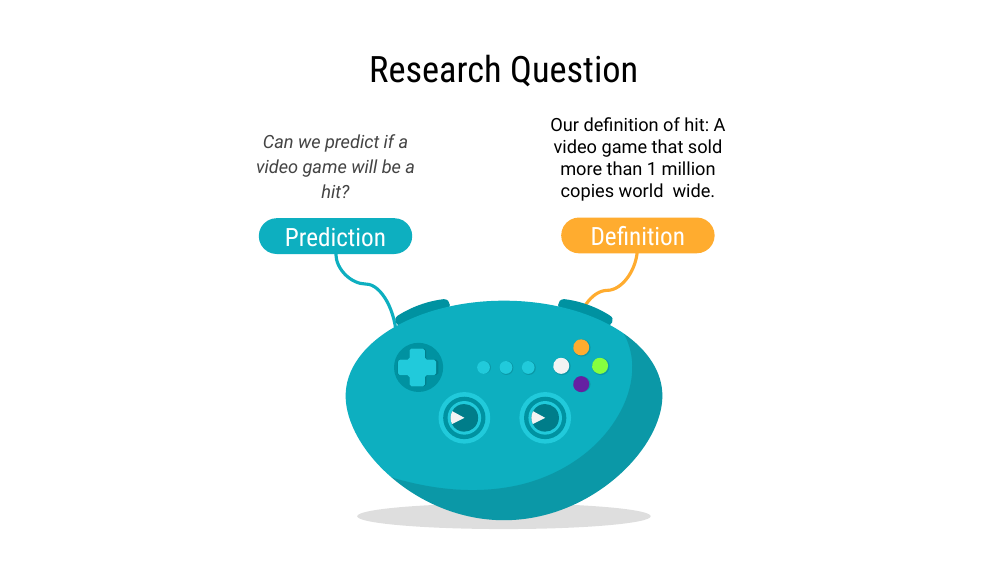
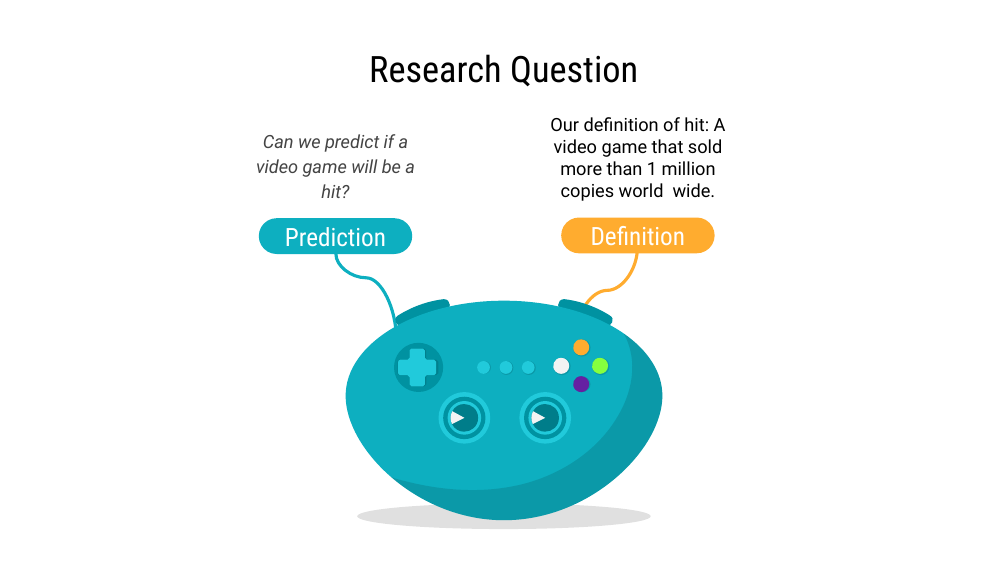
Before and after one commit to Dkvitca/end-of-the-year-project-data-science-, a slide deck: slide 2 of project presentation.pptx. Drawn at 1008x567 pixels with LibreOffice and Linux fonts; fonts in the diff are those of the drawing. Boxes give left, top, right and bottom in pixels: in the first picture for what was removed or moved away, otherwise in the second. Text is boxed around its words. In the diff, an @@ line names an element or a change of style, - is before the commit and + after.

```diff
--- a/project presentation.pptx
+++ b/project presentation.pptx
@@ curved line (396, 340) - (336, 254): route changed @@
```
Also in this commit, not shown: 11 other slides changed, 2 slides added, 2 slides removed.
